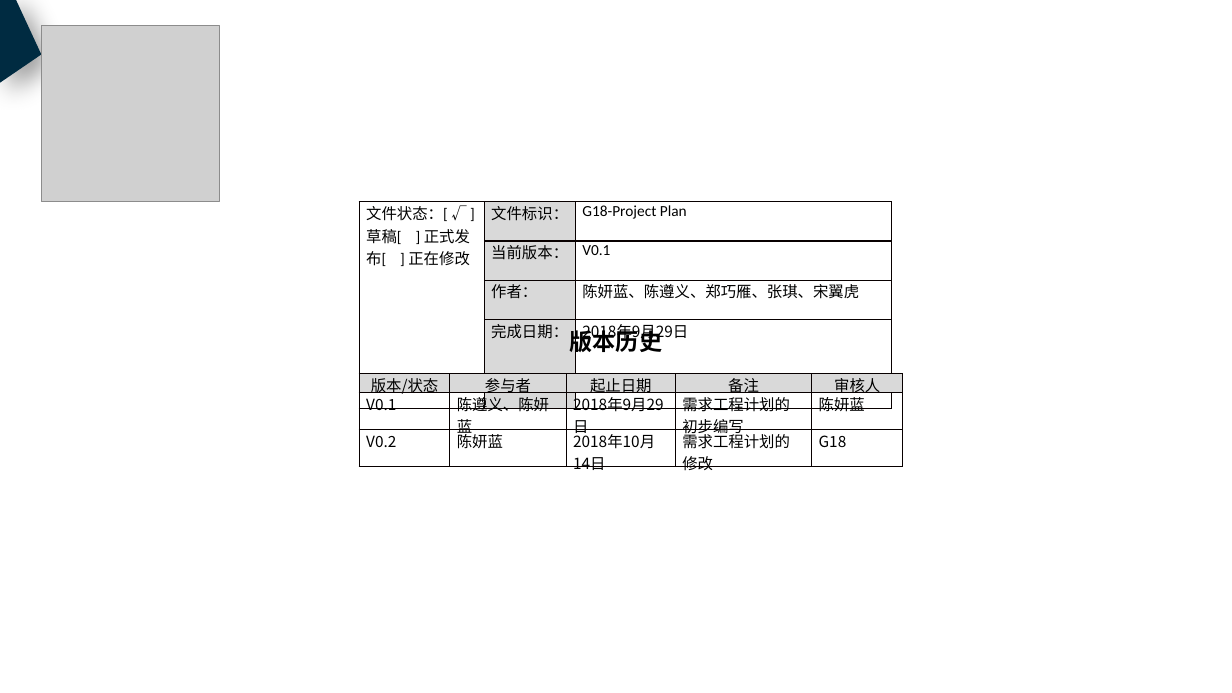
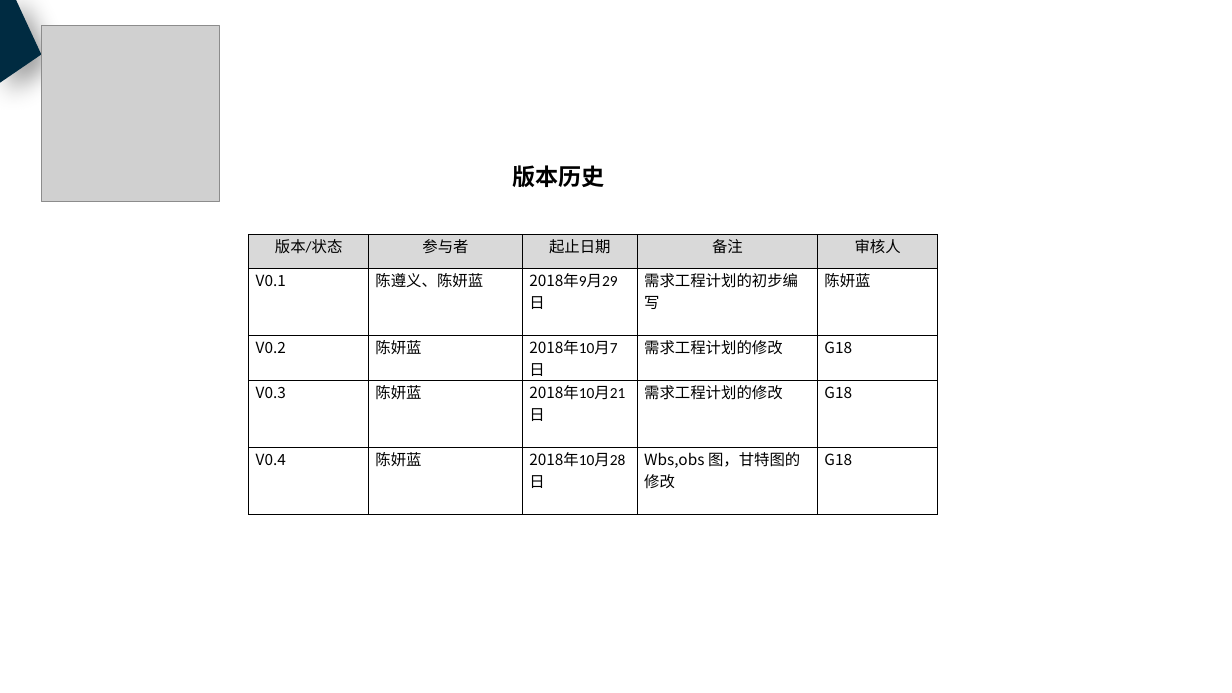
Before and after one commit to PRD2018-G18/PRD2018, a slide deck: slide 2 of 非受控文档/过程文档/需求工程计划/需求工程计划.pptx. Drawn at 1232x693 pixels with LibreOffice and Linux fonts; fonts in the diff are those of the drawing; grey boxes stand for pictures. Boxes give left, top, right and bottom in pixels: in the first picture for what was removed or moved away, otherwise in the second. Text is boxed around its words. In the diff, an @@ line names an element or a change of style, - is before the commit and + after.

Commit message:
修改审核文档

```diff
--- a/非受控文档/过程文档/需求工程计划/需求工程计划.pptx
+++ b/非受控文档/过程文档/需求工程计划/需求工程计划.pptx
@@ text "版本历史": place and size @@
-text "版本历史" at box(570, 327, 662, 356)
+text "版本历史" at box(512, 165, 604, 187)
@@ text "版本历史" at box(512, 165, 604, 187): alignment centre to left; vertical alignment top to middle @@
@@ table removed at box(360, 201, 892, 345), 4 rows, 3 columns @@
-文件状态：[ √ ] 草稿[ ] 正式发布[ ] 正在修改 | 文件标识： | G18-Project Plan
- | 当前版本： | V0.1
- | 作者： | 陈妍蓝、陈遵义、郑巧雁、张琪、宋翼虎
- | 完成日期： | 2018年9月29日
@@ table at box(249, 235, 937, 504) @@
-row 3: V0.2 | 陈妍蓝 | 2018年10月14日 | 需求工程计划的修改 | G18
+row 3: V0.2 | 陈妍蓝 | 2018年10月7日 | 需求工程计划的修改 | G18
+row 4: V0.3 | 陈妍蓝 | 2018年10月21日 | 需求工程计划的修改 | G18
+row 5: V0.4 | 陈妍蓝 | 2018年10月28日 | Wbs,obs 图，甘特图的修改 | G18
@@ table: place and size @@
-table at box(360, 374, 903, 475)
+table at box(249, 235, 937, 504)
```
Also in this commit, not shown: 18 other slides changed, 1 slide added, 7 other files.
